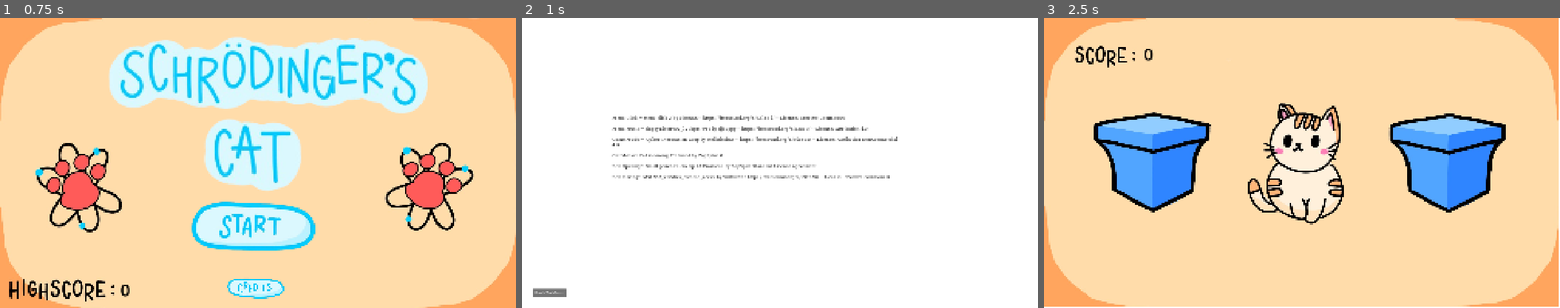
Above: before the commit, frames 1-3 (left to right).
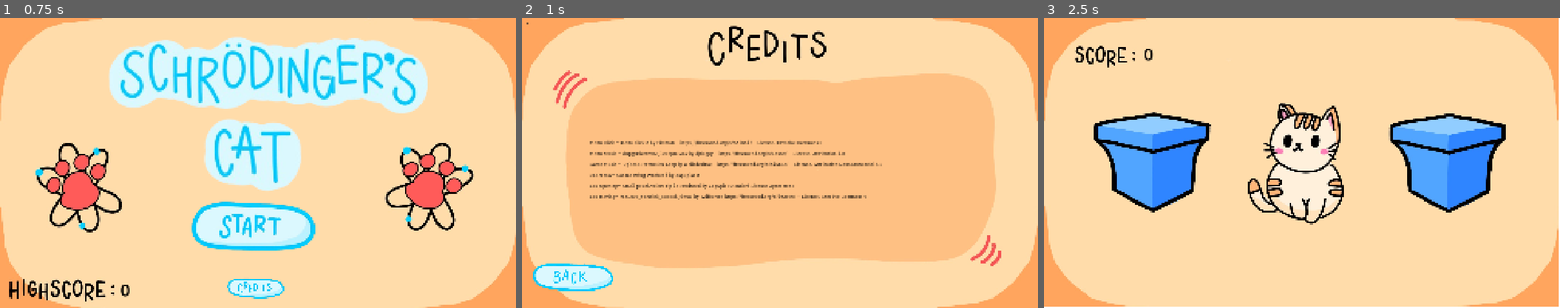
Above: after the commit, the same moments.

Repository: augustgrantham/gamejam2026
Game: Godot game, scene res://scenes/mainmenu.tscn
Two runs of this game, one before a commit and one after it. Both use one fixed random seed, a clock stepped at 60 frames per second and the inputs below.
Inputs (mouse positions are in pixels of both pictures, inside the frame that each line leads up to):
- Up to frame 1 (0.75 s): click (258, 287) at 0.5 s
- Up to frame 2 (1 s): no input
- Up to frame 3 (2.5 s): click "Back To Menu" at 1.25 s; click (1302, 209) at 2 s

Frame 1 is identical in both runs. In frame 2, 100% of the frame differs, in the area x 0-100%, y 0-100%; in frame 3, nothing differs.

Commit message:
add background and back button to credits

Diff:
--- a/where's-schrodinger's-cat-/scenes/credits.tscn
+++ b/where's-schrodinger's-cat-/scenes/credits.tscn
@@ -1,7 +1,9 @@
 [gd_scene format=3 uid="uid://cycfpl4xogt5o"]
 
-[ext_resource type="Script" uid="uid://d12482yhkto6s" path="res://scripts/credits.gd" id="1_nm7lk"]
+[ext_resource type="Script" path="res://scripts/credits.gd" id="1_nm7lk"]
 [ext_resource type="AudioStream" uid="uid://dwcbktsrawh2x" path="res://sounds/531851__tissman__menu-click-2.ogg" id="2_c1t8d"]
+[ext_resource type="Texture2D" uid="uid://4tw5h73m4rx6" path="res://assets/new assets/background-credits.jpeg" id="3_2fbfq"]
+[ext_resource type="Texture2D" uid="uid://cj7yuioc5sng5" path="res://assets/new assets/back-button.png" id="4_8gwij"]
 
 [sub_resource type="FontFile" id="FontFile_2ckv8"]
 cache/0/variation_coordinates = {}
@@ -31,17 +33,26 @@
 grow_vertical = 2
 script = ExtResource("1_nm7lk")
 
-[node name="Label" type="Label" parent="." unique_id=1061286380]
+[node name="AudioStreamPlayer2D" type="AudioStreamPlayer2D" parent="." unique_id=244929259]
+stream = ExtResource("2_c1t8d")
+
+[node name="background" type="TextureRect" parent="." unique_id=2144719714]
+layout_mode = 0
+offset_right = 1920.0
+offset_bottom = 1080.0
+texture = ExtResource("3_2fbfq")
+
+[node name="Label" type="Label" parent="background" unique_id=69889771]
 layout_mode = 1
 anchors_preset = -1
 anchor_left = 0.17500001
 anchor_top = 0.252
 anchor_right = 0.73700005
 anchor_bottom = 0.637
-offset_left = -3.0517578e-05
-offset_top = 7.8399963
-offset_right = 0.95996094
-offset_bottom = 0.039978027
+offset_left = -85.00003
+offset_top = 11.839996
+offset_right = 264.95996
+offset_bottom = 162.03998
 theme_override_colors/font_color = Color(0, 0, 0, 1)
 theme_override_colors/font_shadow_color = Color(0, 0, 0.91764706, 0)
 theme_override_colors/font_outline_color = Color(0, 0, 0, 1)
@@ -63,6 +74,14 @@
 vertical_alignment = 1
 autowrap_mode = 3
 
+[node name="CenterContainer" type="CenterContainer" parent="." unique_id=821251280]
+layout_mode = 0
+offset_right = 40.0
+offset_bottom = 40.0
+
+[node name="Button" type="Button" parent="CenterContainer" unique_id=1717267137]
+layout_mode = 2
+
 [node name="Button" type="Button" parent="." unique_id=493215614]
 layout_mode = 1
 anchors_preset = -1
@@ -71,12 +90,15 @@
 anchor_right = 0.087000005
 anchor_bottom = 0.9620001
 offset_left = -0.3200035
-offset_top = 0.35998535
-offset_right = -1.0400085
+offset_top = -105.640015
+offset_right = 168.95999
 offset_bottom = 0.039916992
 text = "Back To Menu"
+flat = true
 
-[node name="AudioStreamPlayer2D" type="AudioStreamPlayer2D" parent="." unique_id=244929259]
-stream = ExtResource("2_c1t8d")
+[node name="Sprite2D" type="Sprite2D" parent="Button" unique_id=800276154]
+position = Vector2(148, 66.00001)
+scale = Vector2(0.653, 0.625)
+texture = ExtResource("4_8gwij")
 
 [connection signal="pressed" from="Button" to="." method="_on_button_pressed"]
